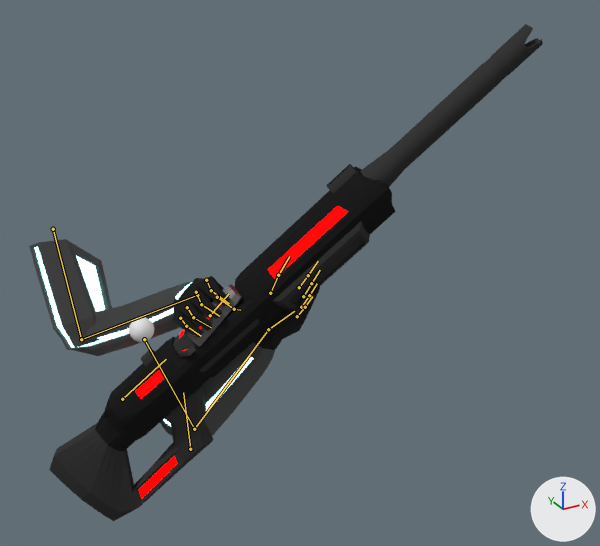
Renders of the Blender file Assets/weapons/carbine/carbine_arms.blend from each side of a commit.
Camera for both pictures: a 50 mm camera at (-17.4, -73.3, 31.1) aimed at (17.6, -9.8, -0.7). The lights are fixed; the arrows at lower right show +X, +Y and +Z. Both versions are drawn at frame 155 of the action 'FPSArmsAction'; the numbers are the values there. The bones that bend it are drawn over the model as lines.

In view in the first picture: 'arms', 'carbine'.
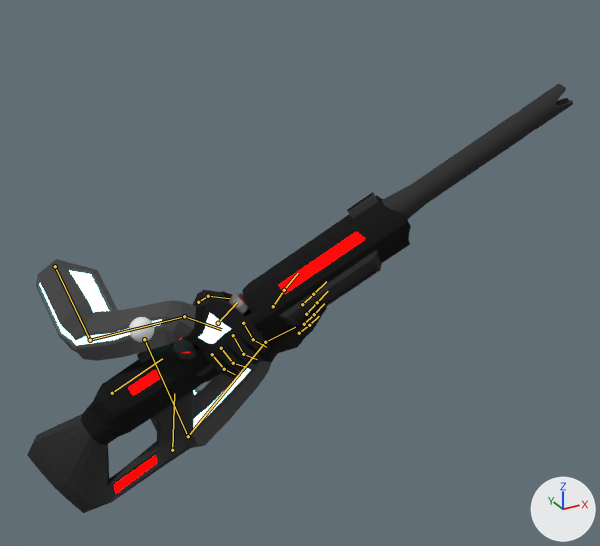
The change in detail:
Bone 'Shoulder.R' (bone_shoulder_r) moves from (3.04, 0.17, -1.8) to (3.1, -0.12, -0.53).
Bone 'HandIK.R' (bone_handik_r) moves from (-2.14, -3.33, -4.25) to (-0.73, -1.99, -4.04).
Bone 'HandIK.R' (bone_handik_r) turns from (-3, -10, 48) to (-3, -1, -76) degrees about its own x, y and z.
Bone 'Index1.R' (bone_index1_r) moves from (-0.13, -0.03, -0.06) to (-0.21, -0.04, -0.1).
Bone 'Index1.R' (bone_index1_r) turns from (32, -11, -16) to (-4, -16, 65) degrees about its own x, y and z.
Bone 'Middle1.R' (bone_middle1_r) moves from (-0.1, -0.05, 0.06) to (-0.18, -0.2, 0.0).
Bone 'Middle1.R' (bone_middle1_r) turns from (30, 17, 0) to (-3, 20, 63) degrees about its own x, y and z.
Bone 'Ring1.R' (bone_ring1_r) moves from (-0.09, -0.06, 0.19) to (-0.2, -0.19, 0.12).
Bone 'Ring1.R' (bone_ring1_r) turns from (19, 0, -15) to (-12, 1, 59) degrees about its own x, y and z.
Bone 'Pinky1.R' (bone_pinky1_r) moves from (0.04, -0.09, 0.2) to (-0.07, -0.16, 0.22).
Bone 'Pinky1.R' (bone_pinky1_r) turns from (-2, 16, -20) to (13, 4, 60) degrees about its own x, y and z.
Bone 'Thumb1.R' (bone_thumb1_r) turns from (25, 4, -24) to (21, -10, -17) degrees about its own x, y and z.
Bone 'barrel/frame' (bone_barrel_frame) moves from (10.85, -12.67, -3.79) to (9.34, -13.52, -4.42).
Bone 'barrel/frame' (bone_barrel_frame) turns from (-67, 41, -54) to (-59, 42, -56) degrees about its own x, y and z.
Bone 'mag' (bone_mag) moves from (-2.59, -32.62, 17.77) to (-2.01, -32.68, 17.91).
Bone 'mag' (bone_mag) turns from (-97, 32, -132) to (-60, -13, -7) degrees about its own x, y and z.

Changed parts and their boxes (x1, y1, x2, y2) in the pictures (600 x 546 px):
'carbine', posed (11% wider, 14% shorter): before (50, 24, 543, 521); after (27, 84, 573, 513)
'arms', posed: before (29, 239, 320, 436); after (36, 259, 327, 448)
bone 'Shoulder.R', root to tip: before (53, 229) to (81, 339); after (55, 266) to (90, 340)
bone 'Index1.R', root to tip: before (206, 280) to (211, 290); after (243, 323) to (253, 339)
bone 'Middle1.R', root to tip: before (196, 292) to (201, 304); after (233, 335) to (243, 354)
bone 'Ring1.R', root to tip: before (187, 307) to (193, 317); after (221, 348) to (233, 363)
bone 'Pinky1.R', root to tip: before (180, 318) to (186, 326); after (212, 354) to (224, 369)
bone 'Thumb1.R', root to tip: before (217, 297) to (234, 309); after (198, 302) to (208, 296)
bone 'barrel/frame', root to tip: before (190, 449) to (183, 392); after (172, 450) to (174, 393)
bone 'mag', root to tip: before (210, 315) to (228, 294); after (218, 323) to (237, 302)
